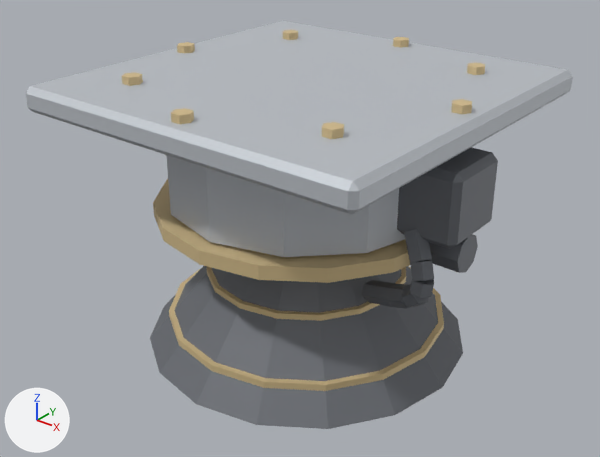
An edit to the glTF model assets/export/models/bastion.lift_engine.glb, drawn before and after from the same camera.
The view is the same before and after, from a camera (50 mm lens) standing at (1.531, -1.952, 1.141) and looking at (-0.001, -0.036, -0.046). The lights are fixed; the arrows at lower left show +X, +Y and +Z. The first picture is the older version. Vertices at exactly the same position are counted once.

The scene before the commit, as lines of its bpy script (objects in view):
```python
mat_dark = principled_material('dark')
mat_dark.base_color = (0.16, 0.17, 0.19)  # grey #6f7379
mat_dark.metallic = 0.3
mat_dark.roughness = 0.6
me_mesh_0 = bpy.data.meshes.new('Mesh_0')
me_mesh_0.from_pydata(...)  # 456 vertices, 868 faces; spans x -0.6..0.6, y -0.6..0.6, z -0.45..0.474
# faces by material slot: [88, 440, 340]
me_mesh_0.materials.append(mat_armor)  # light grey #c4c8ce
me_mesh_0.materials.append(mat_dark)  # grey #6f7379
me_mesh_0.materials.append(mat_trim)  # beige #ddc595
ob_mesh_0 = bpy.data.objects.new('Mesh_0', me_mesh_0)
ob_mesh_0.location = (0.0, 0.0, 0.0)
```
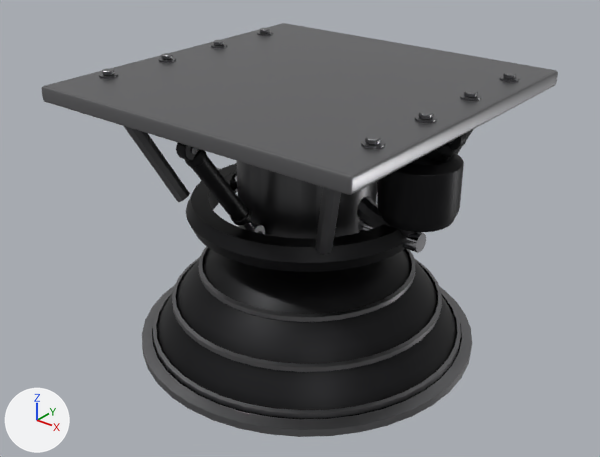
What changed in the scene script:
```text
Change mat_dark:
    remove # nodes: BsdfPrincipled, OutputMaterial
    remove # colours: grey #6f7379
    nodes: BsdfPrincipled, Mix, OutputMaterial, VertexColor
    colours: black #212124, mixed with the vertex colours
Add mat_metal:
    mat_metal = bpy.data.materials.new('metal')
    # nodes: BsdfPrincipled, Mix, OutputMaterial, VertexColor
    # colours: grey #8f8f91, mixed with the vertex colours
Add mat_chrome:
    mat_chrome = bpy.data.materials.new('chrome')
    # nodes: BsdfPrincipled, Mix, OutputMaterial, VertexColor
    # colours: white #e5e5eb, mixed with the vertex colours
Change me_mesh_0:
    remove me_mesh_0.from_pydata(...)  # 456 vertices, 868 faces; spans x -0.6..0.6, y -0.6..0.6, z -0.45..0.474
    remove me_mesh_0.materials.append(mat_armor)  # light grey #c4c8ce
    add me_mesh_0.from_pydata(...)  # 5155 vertices, 10150 faces; spans x -0.57..0.57, y -0.57..0.57, z -0.455..0.469
    me_mesh_0 part 1: a new loose piece, a 12-sided cylinder along x spanning x -0.431..0.431, y -0.03..0.03, z -0.007..0.053, in mat_chrome
    me_mesh_0 part 2: a new loose piece, a 12-sided cylinder along x spanning x -0.024..0.024, y -0.522..-0.498, z 0.358..0.382, in mat_chrome
    me_mesh_0 part 3: a new loose piece, a 12-sided cylinder along z spanning x -0.5165..-0.4585, y 0.3366..0.3946, z 0.45..0.455, in mat_metal
    me_mesh_0 part 4: a new loose piece, a 12-sided cylinder along z spanning x -0.5165..-0.4585, y 0.0929..0.1509, z 0.45..0.455, in mat_metal
    me_mesh_0 part 5: a new loose piece, a 12-sided cylinder along z spanning x -0.5165..-0.4585, y -0.1509..-0.0929, z 0.45..0.455, in mat_metal
    me_mesh_0 part 6: a new loose piece, a 12-sided cylinder along z spanning x -0.5165..-0.4585, y -0.3946..-0.3366, z 0.45..0.455, in mat_metal
    me_mesh_0 part 7: a new loose piece, a 12-sided cylinder along z spanning x 0.4585..0.5165, y 0.3366..0.3946, z 0.45..0.455, in mat_metal
    me_mesh_0 part 8: a new loose piece, a 12-sided cylinder along z spanning x 0.4585..0.5165, y 0.0929..0.1509, z 0.45..0.455, in mat_metal
    me_mesh_0 part 9: a new loose piece, a 12-sided cylinder along z spanning x 0.4585..0.5165, y -0.1509..-0.0929, z 0.45..0.455, in mat_metal
    me_mesh_0 part 10: a new loose piece, a 12-sided cylinder along z spanning x 0.4585..0.5165, y -0.3946..-0.3366, z 0.45..0.455, in mat_metal
    me_mesh_0 part 11: the loose piece of 64 vertices spanning x -0.544..0.544, y -0.544..0.544, z -0.45..0.009 is rebuilt with 880 vertices and now spans x -0.54..0.54, y -0.54..0.54, z -0.45..-0.072
    me_mesh_0 part 12: the loose piece of 32 vertices spanning x -0.338..0.338, y -0.338..0.338, z -0.218..-0.188 is rebuilt with 160 vertices and now spans x -0.364..0.364, y -0.364..0.364, z -0.197..-0.173, in mat_metal
    me_mesh_0 part 13: the loose piece of 32 vertices spanning x -0.495..0.495, y -0.495..0.495, z 0.014..0.058 is rebuilt with 200 vertices and now spans x -0.394..0.394, y -0.394..0.394, z -0.018..0.062, in mat_dark
    me_mesh_0 part 14: the loose piece of 24 vertices spanning x -0.6..0.6, y -0.6..0.6, z 0.37..0.45 is rebuilt with 56 vertices and now spans x -0.562..0.562, y -0.562..0.562, z 0.4..0.45, in mat_metal
    me_mesh_0 part 15: the loose piece of 24 vertices spanning x 0.33..0.6, y -0.12..0.12, z 0.09..0.315 is rebuilt with 242 vertices and now spans x 0.292..0.532, y -0.12..0.12, z 0.102..0.303
    me_mesh_0 part 16: 18 loose pieces with 224 vertices, spanning x -0.585..0.585, y -0.551..0.551, z -0.165..0.474, are deleted
    me_mesh_0 part 17: 56 vertices removed from x -0.472..0.472, y -0.472..0.472, z -0.375..0.37; 3305 vertices added at x -0.57..0.57, y -0.57..0.57, z -0.455..0.469
    other edits to the shape of me_mesh_0 do not show in these pictures
    remove me_mesh_0.materials.append(mat_trim)  # beige #ddc595
    add me_mesh_0.materials.append(mat_chrome)
    add me_mesh_0.materials.append(mat_metal)
```

What differs and where, as boxes (x1, y1, x2, y2) in the pictures (600 x 457 px):
'Mesh_0', recoloured, reshaped (darker)
    before: (26, 21, 573, 429)
    after: (42, 23, 558, 437)
part 1 of me_mesh_0, added
    after: (216, 167, 426, 253)
part 2 of me_mesh_0, added
    after: (190, 147, 198, 154)
part 3 of me_mesh_0, added
    after: (257, 31, 273, 36)
part 4 of me_mesh_0, added
    after: (211, 43, 227, 48)
part 5 of me_mesh_0, added
    after: (158, 57, 176, 62)
part 6 of me_mesh_0, added
    after: (99, 72, 118, 79)
part 7 of me_mesh_0, added
    after: (500, 76, 519, 82)
part 8 of me_mesh_0, added
    after: (460, 94, 481, 101)
part 9 of me_mesh_0, added
    after: (415, 115, 437, 123)
part 10 of me_mesh_0, added
    after: (361, 140, 385, 149)
part 11 of me_mesh_0, rebuilt
    before: (150, 266, 463, 429)
    after: (152, 225, 461, 419)
part 12 of me_mesh_0, rebuilt
    before: (206, 266, 406, 321)
    after: (198, 226, 415, 322)
part 13 of me_mesh_0, rebuilt
    before: (153, 179, 410, 283)
    after: (186, 163, 405, 272)
part 14 of me_mesh_0, rebuilt (11% shorter)
    before: (26, 21, 573, 215)
    after: (42, 23, 558, 195)
part 15 of me_mesh_0, rebuilt
    before: (397, 147, 498, 249)
    after: (377, 153, 464, 232)
part 16 of me_mesh_0, deleted
    before: (122, 30, 485, 309)
part 17 of me_mesh_0, reshaped
    before: (166, 155, 444, 391)
    after: (102, 28, 516, 437)
